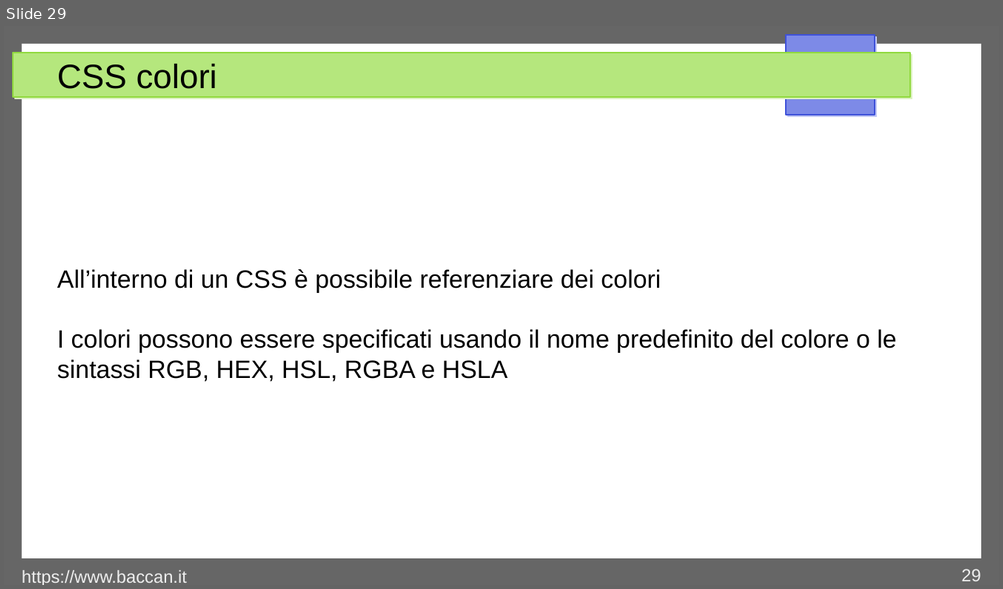
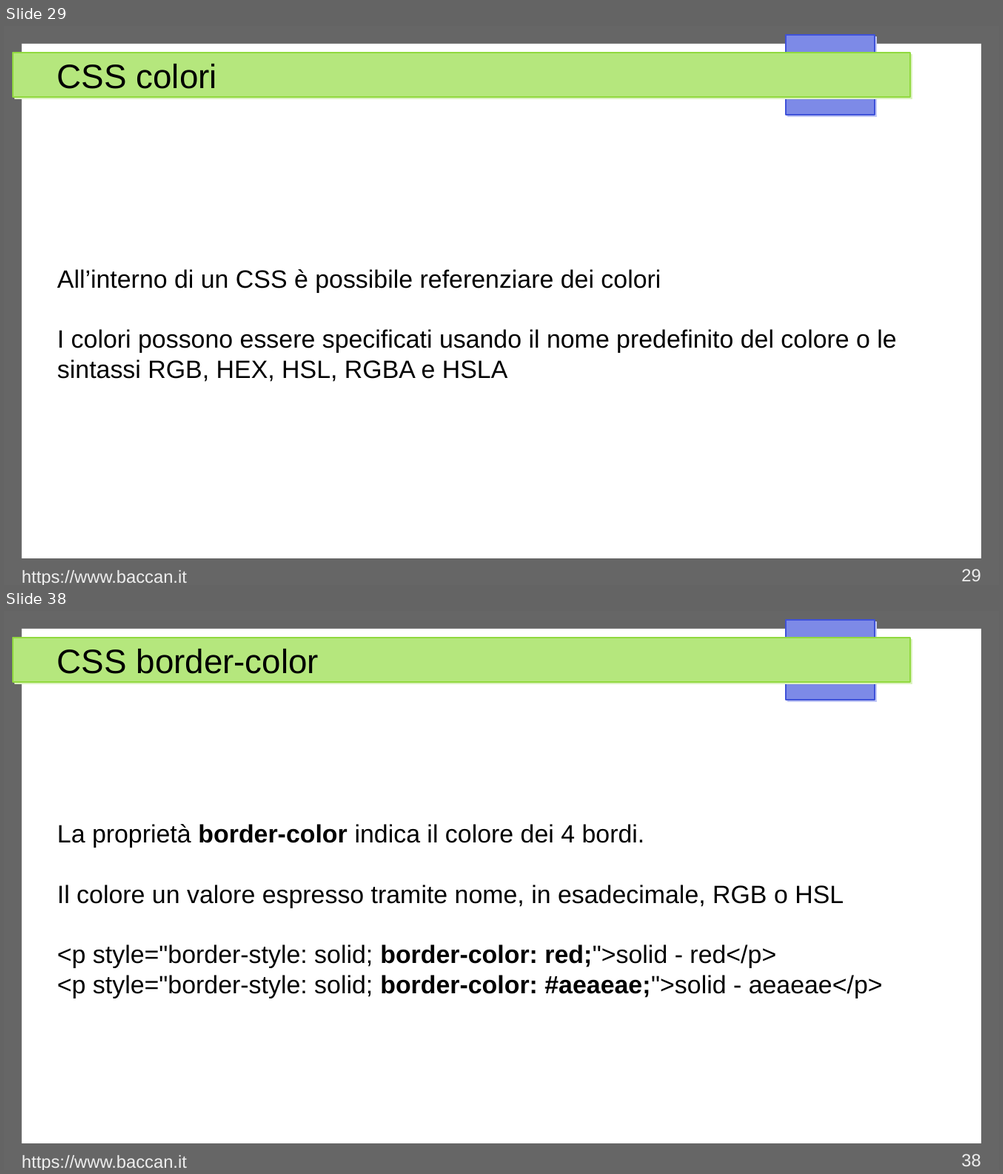
Before and after one commit to matteobaccan/CorsoCSS, a slide deck: Chapter_css.odp. Shown one above the other, each under a label of ours: slide 29 before the commit, slides 29 and 38 after it; the slides between them are not shown. The pictures are 1003x589 and 1003x1174 pixels, drawn with LibreOffice and Linux fonts; fonts in the diff are those of the drawing. Boxes give left, top, right and bottom in pixels: in the first picture for what was removed or moved away, otherwise in the second. Text is boxed around its words. In the diff, an @@ line names an element or a change of style, - is before the commit and + after.

Commit message:
Border, padding e margin

```diff
--- a/Chapter_css.odp
+++ b/Chapter_css.odp
@@ slide 38 added at (x1=4, y1=611, x2=999, y2=1170), background #FFFFFF; not listed: 4 template elements that a slide beside it also shows @@
@@ title added at (x1=57, y1=649, x2=318, y2=674), 27 pt, text #000000 @@
+CSS border-color
@@ text added at (x1=57, y1=824, x2=882, y2=998), 20 pt, text #000000 @@
+La proprietà border-color indica il colore dei 4 bordi.
+Il colore un valore espresso tramite nome, in esadecimale, RGB o HSL
+<p style="border-style: solid; border-color: red;">solid - red</p>
+<p style="border-style: solid; border-color: #aeaeae;">solid - aeaeae</p>
@@ text added at (x1=22, y1=1156, x2=187, y2=1170), 14 pt, text #EEEEEE @@
+https://www.baccan.it
@@ page number added at (x1=961, y1=1154, x2=980, y2=1167), 14 pt, text #EEEEEE @@
+38
```
Also in this commit, not shown: 4 slides changed, 10 other slides added, 10 other files.
